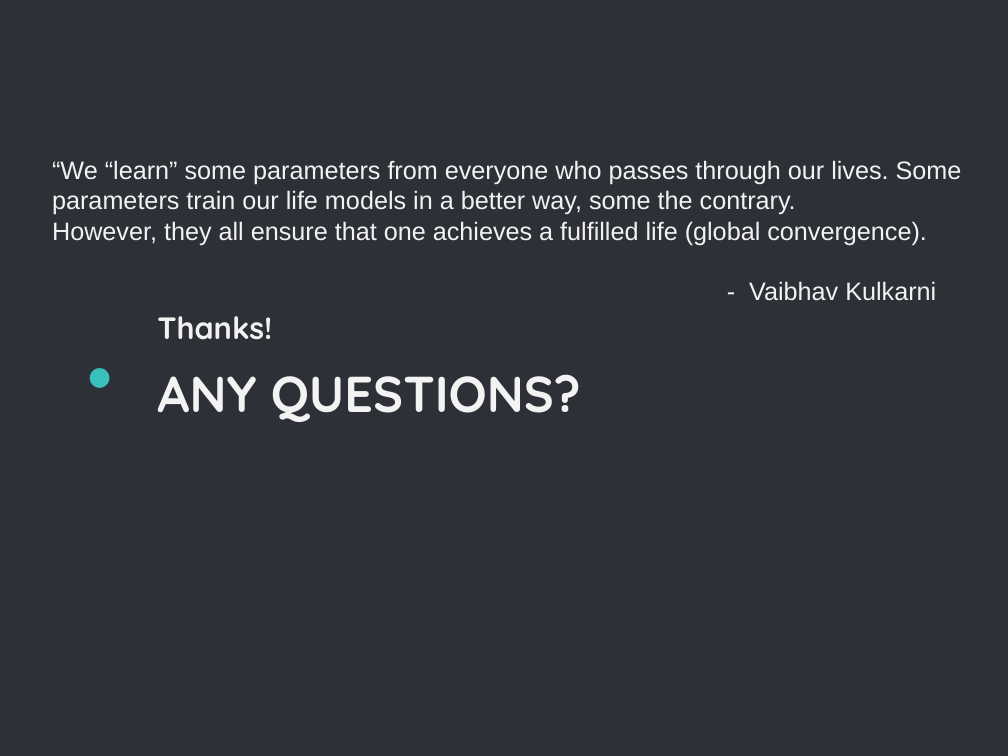
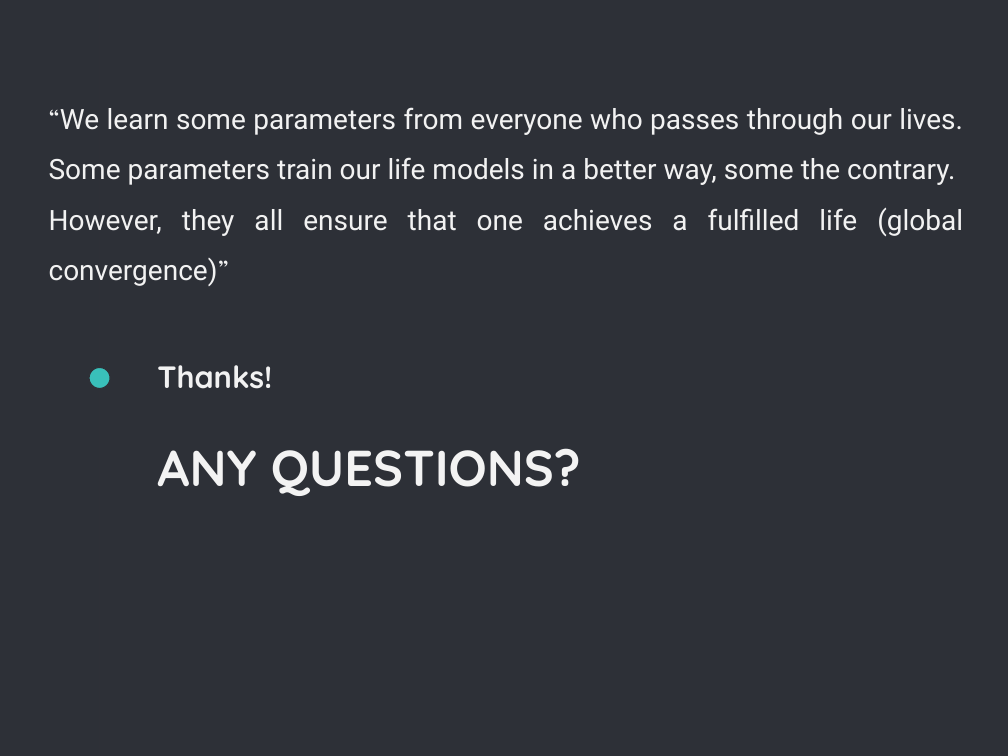
Before and after one commit to vaibhav90/Reading_Exam, a slide deck: slide 19 of ppt_reading_exam.pptx. Drawn at 1008x756 pixels with LibreOffice and Linux fonts; fonts in the diff are those of the drawing. Boxes give left, top, right and bottom in pixels: in the first picture for what was removed or moved away, otherwise in the second. Text is boxed around its words. In the diff, an @@ line names an element or a change of style, - is before the commit and + after.

```diff
--- a/ppt_reading_exam.pptx
+++ b/ppt_reading_exam.pptx
@@ text at [49, 107, 963, 286]: text changed; size 18 to 20 pt; font Arial to Roboto @@
-“We “learn” some parameters from everyone who passes through our lives. Some parameters train our life models in a better way, some the contrary.
-However, they all ensure that one achieves a fulfilled life (global convergence).
-- Vaibhav Kulkarni
+“We learn some parameters from everyone who passes through our lives.
+Some parameters train our life models in a better way, some the contrary.
+However, they all ensure that one achieves a fulfilled life (global convergence)”
@@ title "Thanks!": place and size @@
-title "Thanks!" at [157, 316, 272, 340]
+title "Thanks!" at [157, 365, 272, 389]
@@ subtitle "ANY QUESTIONS?": place and size @@
-subtitle "ANY QUESTIONS?" at [157, 374, 581, 422]
+subtitle "ANY QUESTIONS?" at [157, 448, 581, 496]
```
Also in this commit, not shown: 17 other slides changed.
